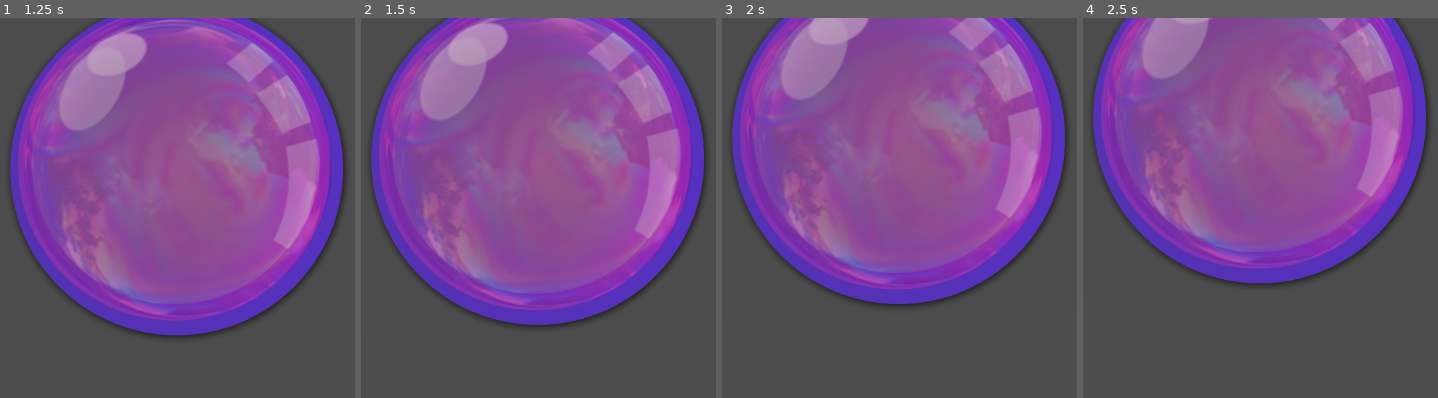
Above: before the commit, frames 1-4 (left to right).
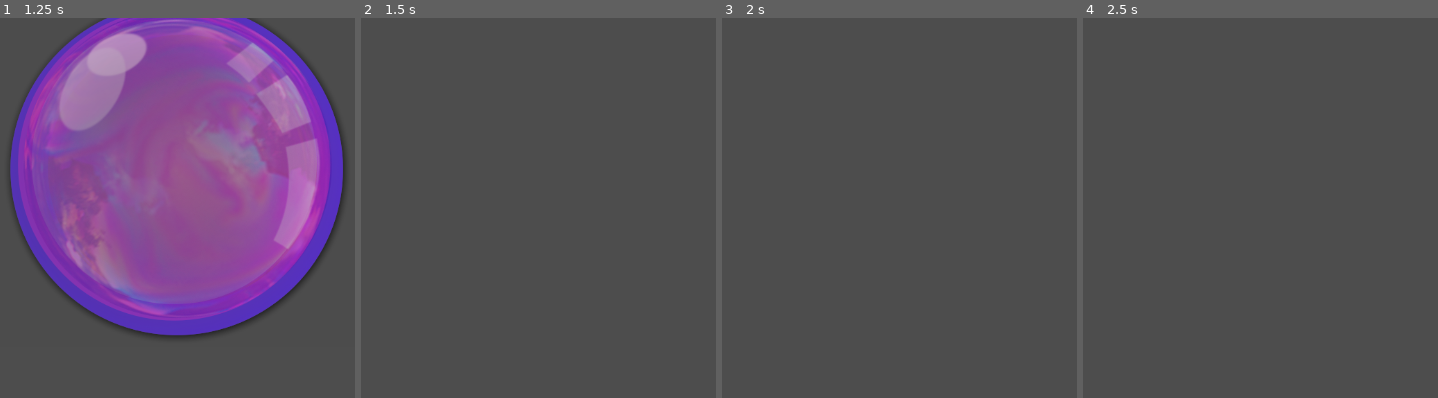
Above: after the commit, the same moments.

Repository: unblinky/bubble-pop-extra
Game: Godot game, scene res://Main/Main.tscn
Same seed, same stepped clock (60 frames per second), same inputs: the game is played once before the commit and once after it.
Inputs (mouse positions are in pixels of both pictures, inside the frame that each line leads up to):
- Up to frame 1 (1.25 s): move the mouse to (outside the picture) at 0.52 s; click (outside the picture) at 0.67 s
- Up to frame 2 (1.5 s): move the mouse to (424, 265) at 1.27 s; click (424, 265) at 1.42 s
- Up to frame 3 (2 s): no input
- Up to frame 4 (2.5 s): move the mouse to (1384, 143) at 2.02 s; click (1384, 143) at 2.17 s

Frame 1 is identical in both runs. In frame 2, 63% of the frame differs, in the area x 2-98%, y 0-82%; in frame 3, 60%; in frame 4, 56%.

Commit message:
Can click on Bubble.

Diff:
--- a/Code/Bubble/Bubble.gd
+++ b/Code/Bubble/Bubble.gd
@@ -1,7 +1,19 @@
-extends Node2D
+extends Area2D
 class_name Bubble
 
 var speed = 60 # pixels / sec
 
+func _ready() -> void:
+	input_event.connect(on_clicked)
+
 func _process(delta: float) -> void:
 	position.y -= speed * delta
+
+func on_clicked(viewport, event, shape):
+	if event is InputEventMouseButton:
+		if event.button_index == MOUSE_BUTTON_LEFT:
+			if event.pressed:
+				pop()
+
+func pop():
+	queue_free()
--- a/Code/Bubble/Bubble.tscn
+++ b/Code/Bubble/Bubble.tscn
@@ -3,8 +3,14 @@
 [ext_resource type="Script" uid="uid://tmjrx1toojrr" path="res://Bubble/Bubble.gd" id="1_sc4i0"]
 [ext_resource type="Texture2D" uid="uid://brsy70u843wyn" path="res://Textures/bubble.png" id="2_iauun"]
 
-[node name="Bubble" type="Node2D" unique_id=84825511]
+[sub_resource type="CircleShape2D" id="CircleShape2D_fh211"]
+radius = 228.01973
+
+[node name="Bubble" type="Area2D" unique_id=880408077]
 script = ExtResource("1_sc4i0")
 
 [node name="Sprite2D" type="Sprite2D" parent="." unique_id=1359445365]
 texture = ExtResource("2_iauun")
+
+[node name="CollisionShape2D" type="CollisionShape2D" parent="." unique_id=1303548825]
+shape = SubResource("CircleShape2D_fh211")
